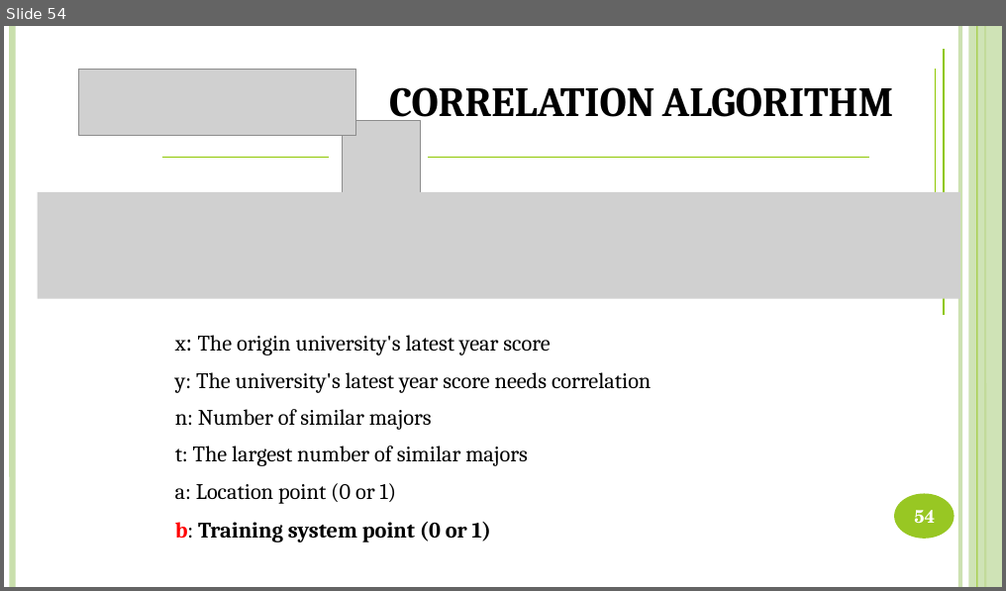
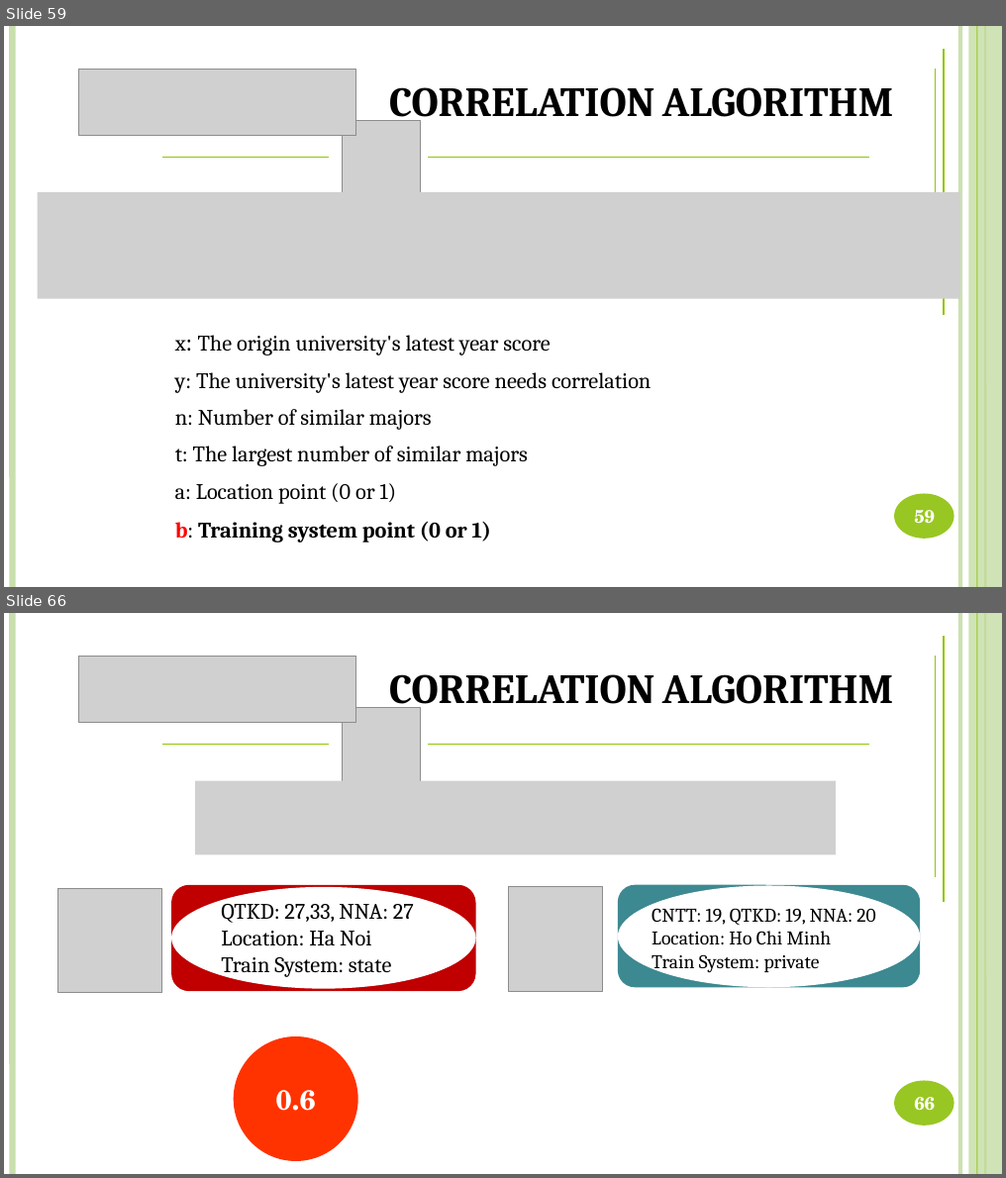
Before and after one commit to DanhLT2/Slide-Unistar, a slide deck: Slide-UniStar/UniStar.pptx. Shown one above the other, each under a label of ours: slide 54 before the commit, slides 59 and 66 after it; the slides between them are not shown. The pictures are 1006x591 and 1006x1178 pixels, drawn with LibreOffice and Linux fonts; fonts in the diff are those of the drawing; grey boxes stand for pictures. Boxes give left, top, right and bottom in pixels: in the first picture for what was removed or moved away, otherwise in the second. Text is boxed around its words. In the diff, an @@ line names an element or a change of style, - is before the commit and + after.

```diff
--- a/Slide-UniStar/UniStar.pptx
+++ b/Slide-UniStar/UniStar.pptx
@@ slide 66 added at [4, 613, 1002, 1174], background #FFFFFF; not listed: 6 template elements that a slide beside it also shows @@
@@ line added from (944, 902) to (944, 636), #8FC800 1 pt @@
@@ picture added at [79, 656, 356, 723] @@
@@ line added from (935, 877) to (935, 655), #8FC800 1 pt @@
@@ text added at [389, 674, 893, 713], 30 pt, text #000000, bold, small capitals @@
+CORRELATION ALGORITHM
@@ picture added at [342, 708, 420, 786] @@
@@ line added from (161, 744) to (329, 744), #8FC800 1 pt @@
@@ line added from (428, 744) to (869, 744), #8FC800 1 pt @@
@@ picture added at [196, 780, 837, 855] @@
@@ picture added at [57, 889, 161, 993] @@
@@ rounded rectangle added at [171, 885, 476, 992], fill #C00000 @@
@@ ellipse added at [171, 887, 476, 989], fill #FFFFFF @@
@@ text added at [221, 898, 414, 978], 16 pt, text #000000 @@
+QTKD: 27,33, NNA: 27
+Location: Ha Noi
+Train System: state
@@ picture added at [509, 886, 603, 991] @@
@@ rounded rectangle added at [618, 885, 920, 988], fill #3D8991 @@
@@ ellipse added at [618, 885, 920, 987], fill #FFFFFF @@
@@ text added at [651, 908, 875, 973], 14 pt, text #000000 @@
+CNTT: 19, QTKD: 19, NNA: 20
+Location: Ho Chi Minh
+Train System: private
@@ ellipse added at [234, 1037, 358, 1161], fill #FF3300, 20 pt, text #FFFFFF, bold @@
+0.6
@@ page number added at [914, 1097, 935, 1111], 13 pt, text #FFFFFF, bold @@
+66
@@ what was slide 54 is now slide 59 @@
@@ page number at [914, 510, 935, 524]: text changed @@
-54
+59
```
Also in this commit, not shown: 14 slides changed, 20 other slides added, 5 slides removed, 2 other files.
